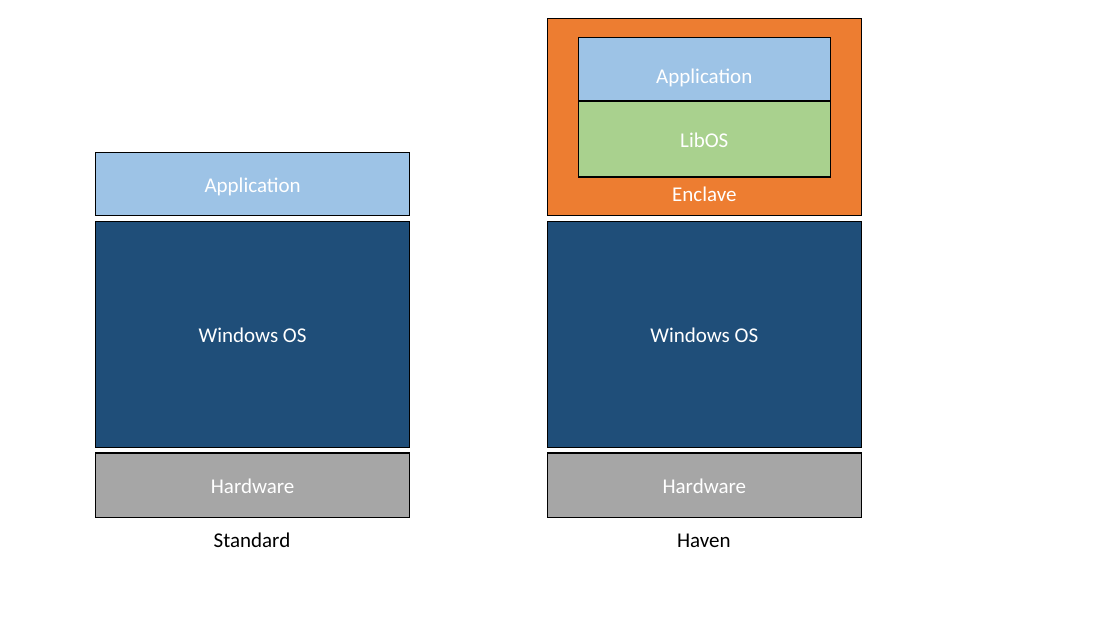
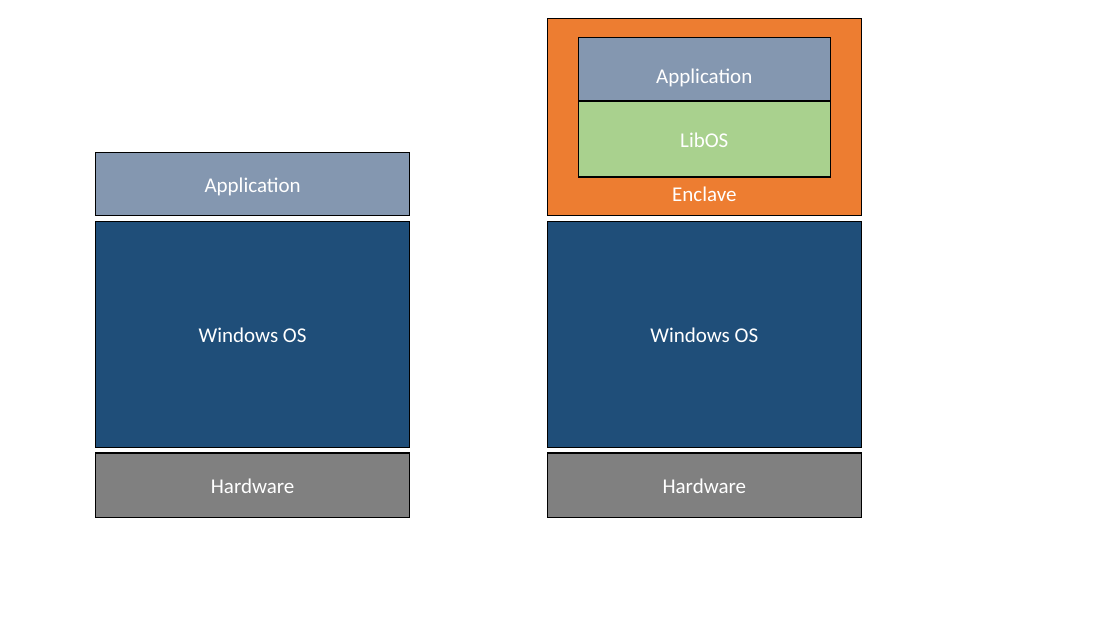
Before and after one commit to aghosn/CandidacyPresentation, a slide deck: slide 6 of old/Figures/figExo.pptx. Drawn at 1120x630 pixels with LibreOffice and Linux fonts; fonts in the diff are those of the drawing. Boxes give left, top, right and bottom in pixels: in the first picture for what was removed or moved away, otherwise in the second. Text is boxed around its words. In the diff, an @@ line names an element or a change of style, - is before the commit and + after.

```diff
--- a/old/Figures/figExo.pptx
+++ b/old/Figures/figExo.pptx
@@ rectangle "Application" at (579,37,831,113): fill #9DC3E6 to #8497B0 @@
@@ rectangle "Application" at (96,152,410,216): fill #9DC3E6 to #8497B0 @@
@@ rectangle "Hardware" at (96,453,410,518): fill #A6A6A6 to #808080 @@
@@ rectangle "Hardware" at (548,453,862,518): fill #A6A6A6 to #808080 @@
@@ text removed at (214,532,291,547) @@
-Standard
@@ text removed at (677,533,731,547) @@
-Haven
```
Also in this commit, not shown: 7 other slides changed, 1 other file.
